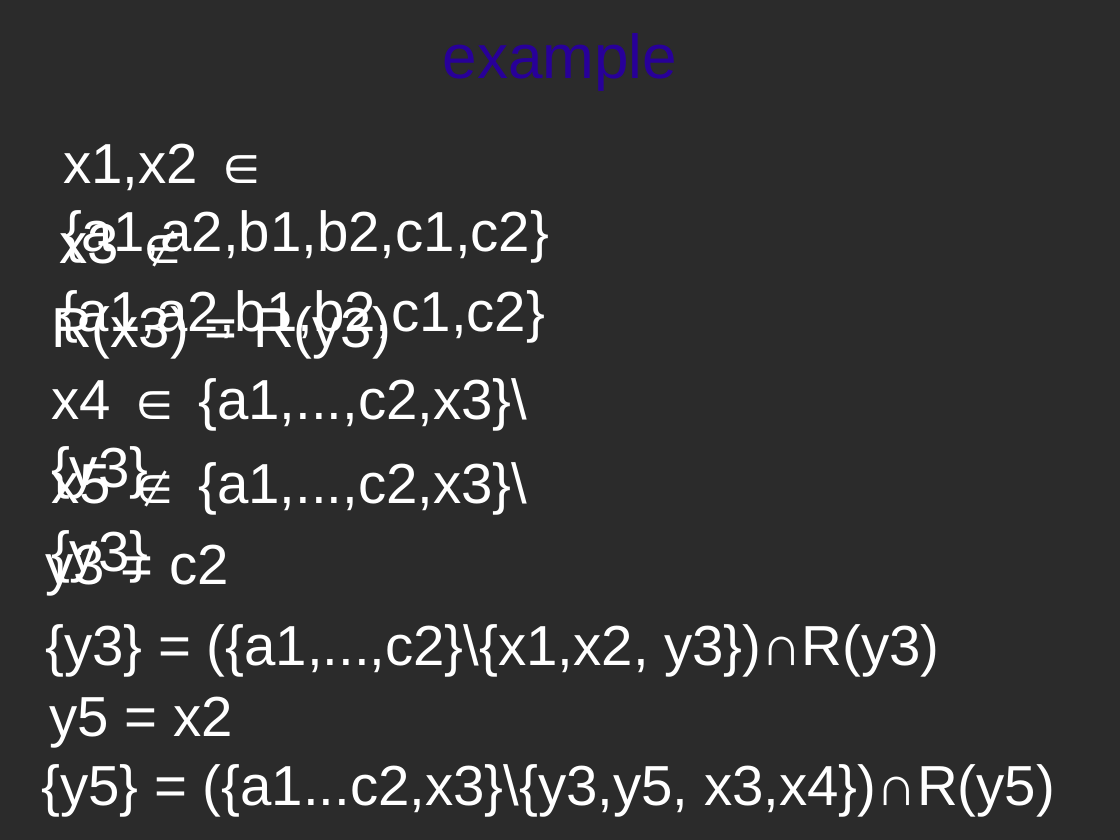
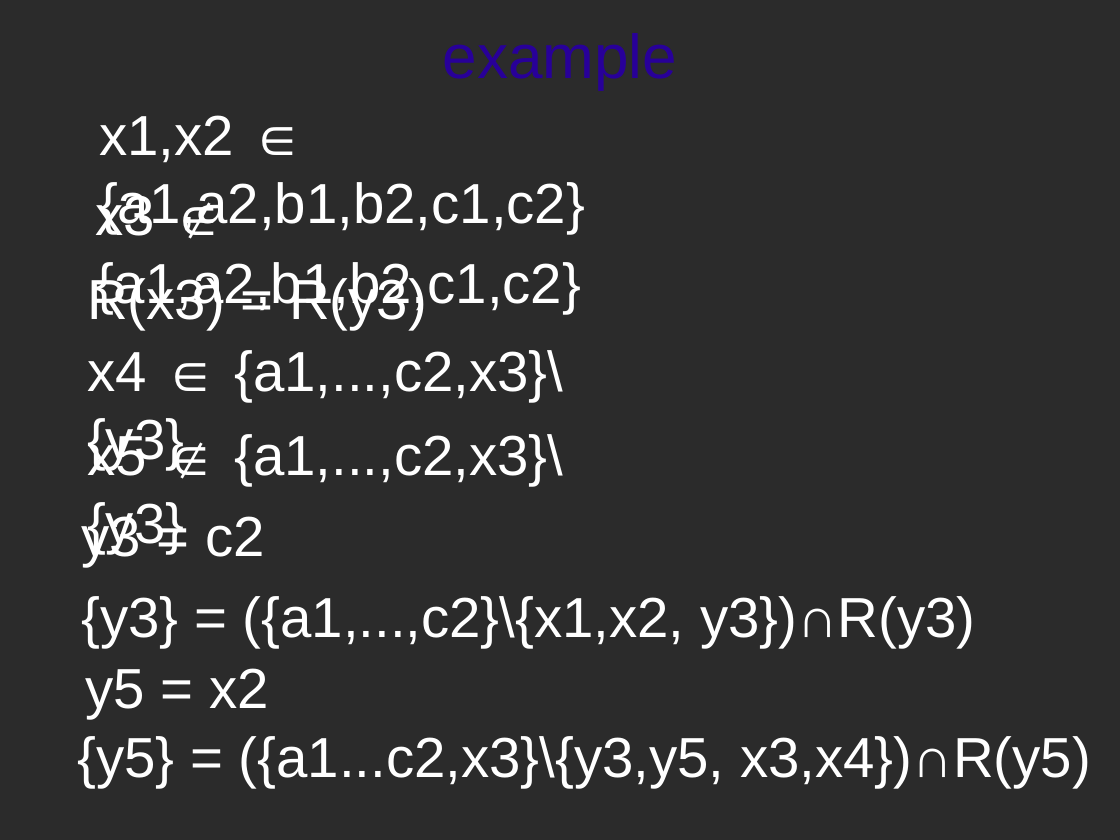
Before and after one commit to kornevgen/tesla-project, a slide deck: slide 25 of papers/unpublished/SummerSchool09/sumsch09.odp (slide 24 before the commit). Drawn at 1120x840 pixels with LibreOffice and Linux fonts; fonts in the diff are those of the drawing; background and template pictures are left out; a plain dark background stands for a picture behind light text. Boxes give left, top, right and bottom in pixels: in the first picture for what was removed or moved away, otherwise in the second. Text is boxed around its words. In the diff, an @@ line names an element or a change of style, - is before the commit and + after.

```diff
--- a/papers/unpublished/SummerSchool09/sumsch09.odp
+++ b/papers/unpublished/SummerSchool09/sumsch09.odp
@@ 8 texts: place and size @@
-8 texts at <box>41,143,1055,816</box>
+8 texts at <box>77,115,1091,788</box>
@@ text "y3 = c2": place and size @@
-text "y3 = c2" at <box>51,530,229,585</box>
+text "y3 = c2" at <box>87,502,265,557</box>
```
Also in this commit, not shown: 3 other slides changed, 4 slides added, 3 slides removed.
